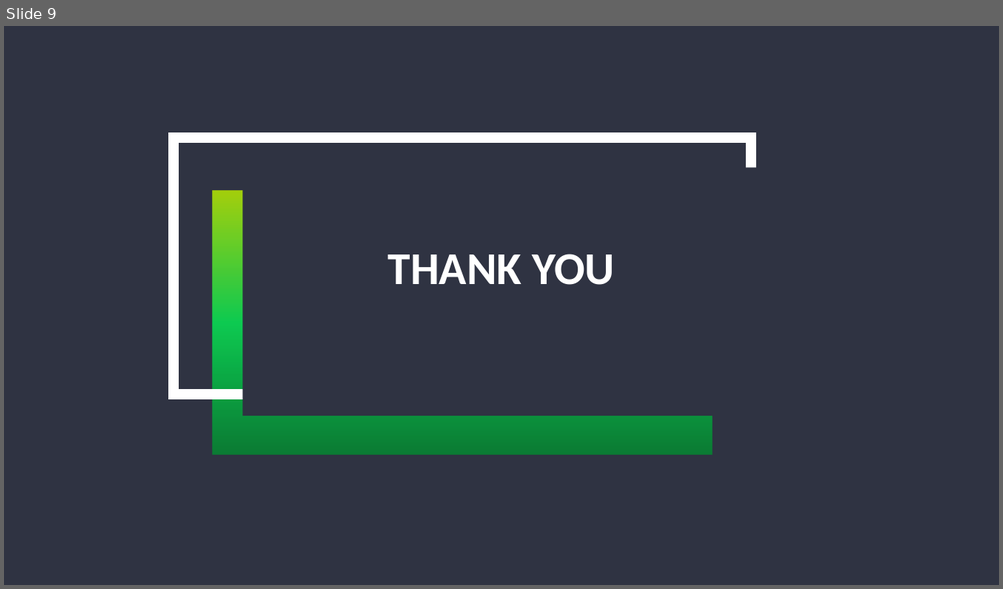
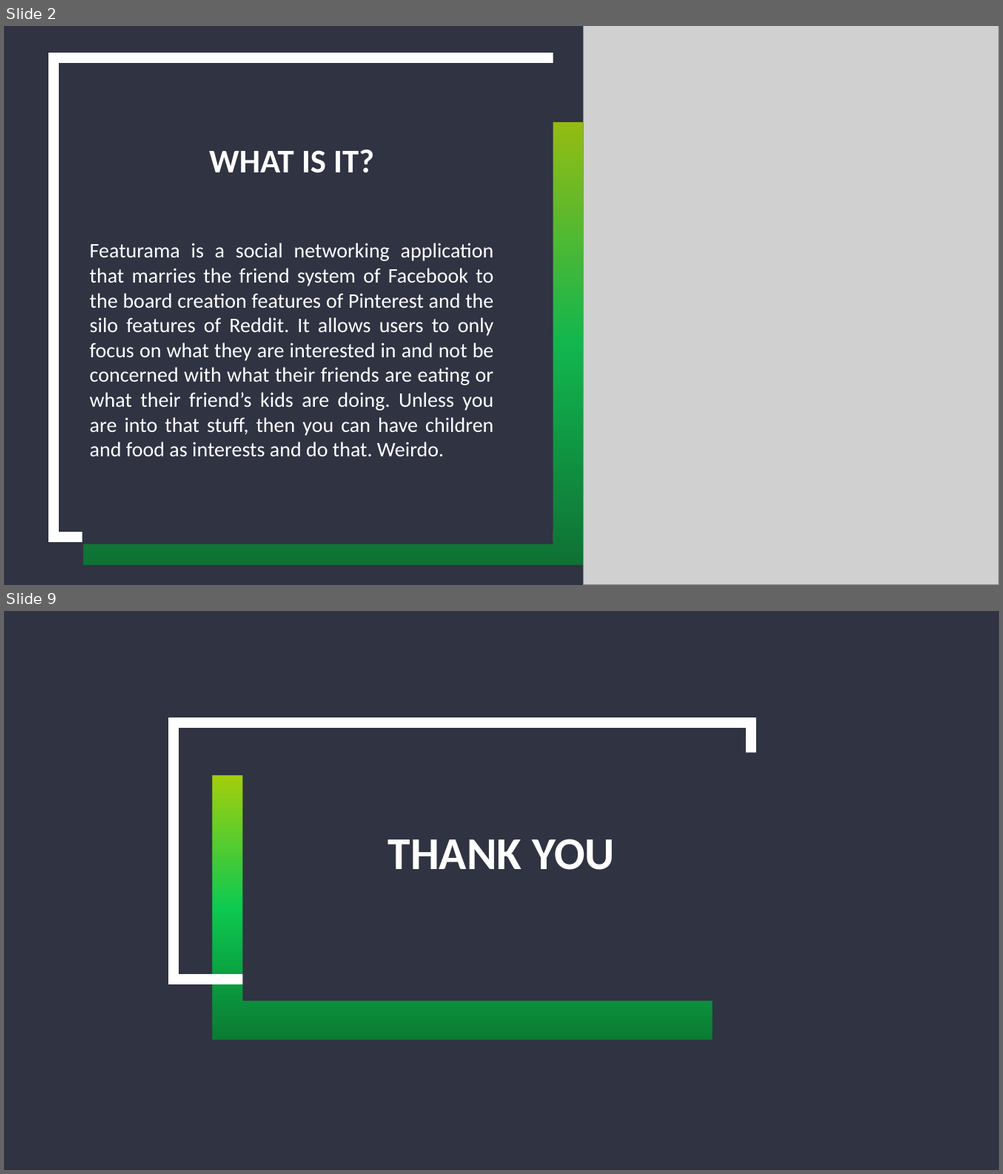
Before and after one commit to IBatsios/capstone, a slide deck: docs/presentations/presentation_1.pptx. Shown one above the other, each under a label of ours: slide 9 before the commit, slides 2 and 9 after it; the slides between them are not shown. The pictures are 1003x589 and 1003x1174 pixels, drawn with LibreOffice and Linux fonts; fonts in the diff are those of the drawing; grey boxes stand for pictures; background and template pictures are left out. Boxes give left, top, right and bottom in pixels: in the first picture for what was removed or moved away, otherwise in the second. Text is boxed around its words. In the diff, an @@ line names an element or a change of style, - is before the commit and + after.

```diff
--- a/docs/presentations/presentation_1.pptx
+++ b/docs/presentations/presentation_1.pptx
@@ slide 2 added at [4, 26, 999, 585], background #2F3342 @@
@@ rectangle added at [553, 30, 654, 565], fill #2F3342 @@
@@ picture added at [583, 26, 999, 585] @@
@@ rectangle added at [54, 58, 632, 538], outline #FFFFFF 10 pt @@
@@ rectangle added at [82, 80, 553, 545], fill #2F3342 @@
@@ rectangle added at [84, 122, 583, 565], fill gradient #038B30 to #05EE55 to #C0F400 @@
@@ title added at [209, 150, 374, 173], 32 pt, text #FFFFFF, bold @@
+WHAT IS IT?
@@ text added at [90, 243, 494, 457], 20 pt, text #FFFFFF @@
+Featurama is a social networking application that marries the friend system of Facebook to the board creation features of Pinterest and the silo features of Reddit. It allows users to only focus on what they are interested in and not be concerned with what their friends are eating or what their friend’s kids are doing. Unless you are into that stuff, then you can have children and food as interests and do that. Weirdo.
@@ snip rect added at [946, 545, 999, 585], fill gradient #038B30 to #05EE55 to #C0F400 @@
```
Also in this commit, not shown: 5 slides changed, 1 other slide added, 2 slides removed.
